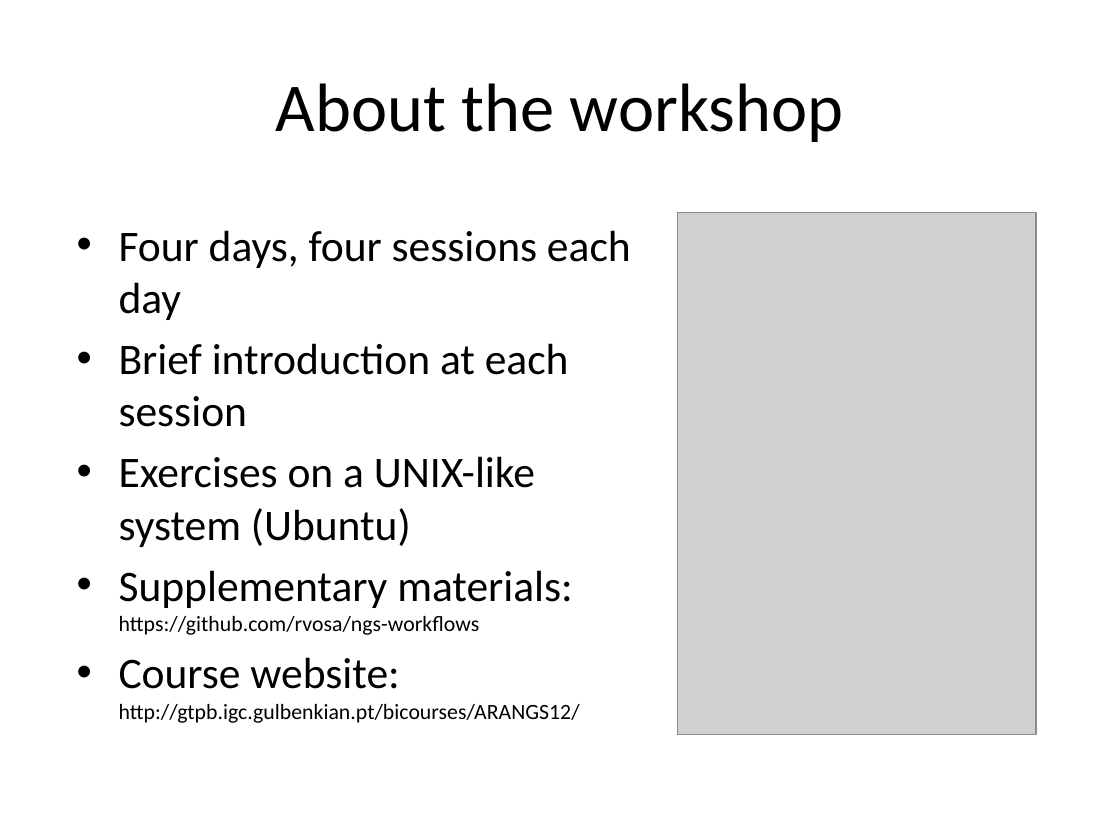
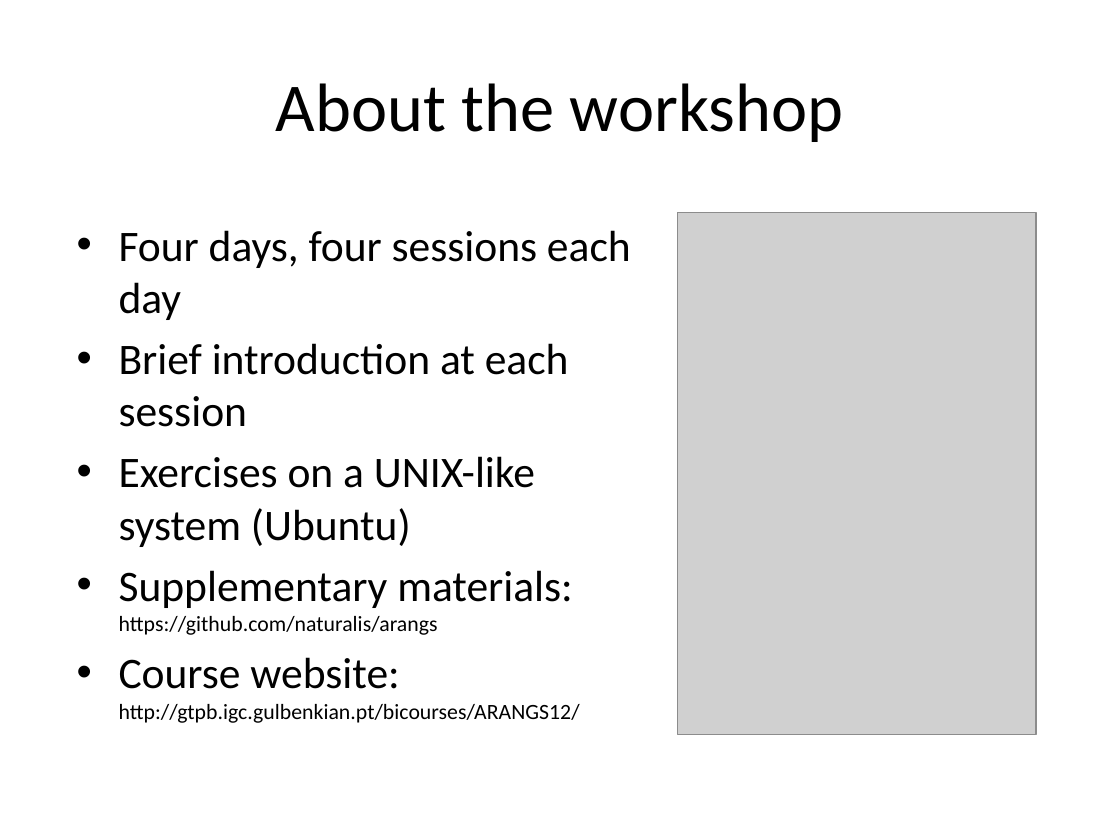
Before and after one commit to naturalis/arangs, a slide deck: slide 3 of doc/slides/day1/session1/NGSplatforms.pptx. Drawn at 1120x840 pixels with LibreOffice and Linux fonts; fonts in the diff are those of the drawing; grey boxes stand for pictures. Boxes give left, top, right and bottom in pixels: in the first picture for what was removed or moved away, otherwise in the second. Text is boxed around its words. In the diff, an @@ line names an element or a change of style, - is before the commit and + after.

```diff
--- a/doc/slides/day1/session1/NGSplatforms.pptx
+++ b/doc/slides/day1/session1/NGSplatforms.pptx
@@ text at (x1=119, y1=570, x2=573, y2=635): text changed @@
-• Supplementary materials:
-  https://github.com/rvosa/ngs-workflows
+• Supplementary materials:
+  https://github.com/naturalis/arangs
```
Also in this commit, not shown: 3 other slides changed.
